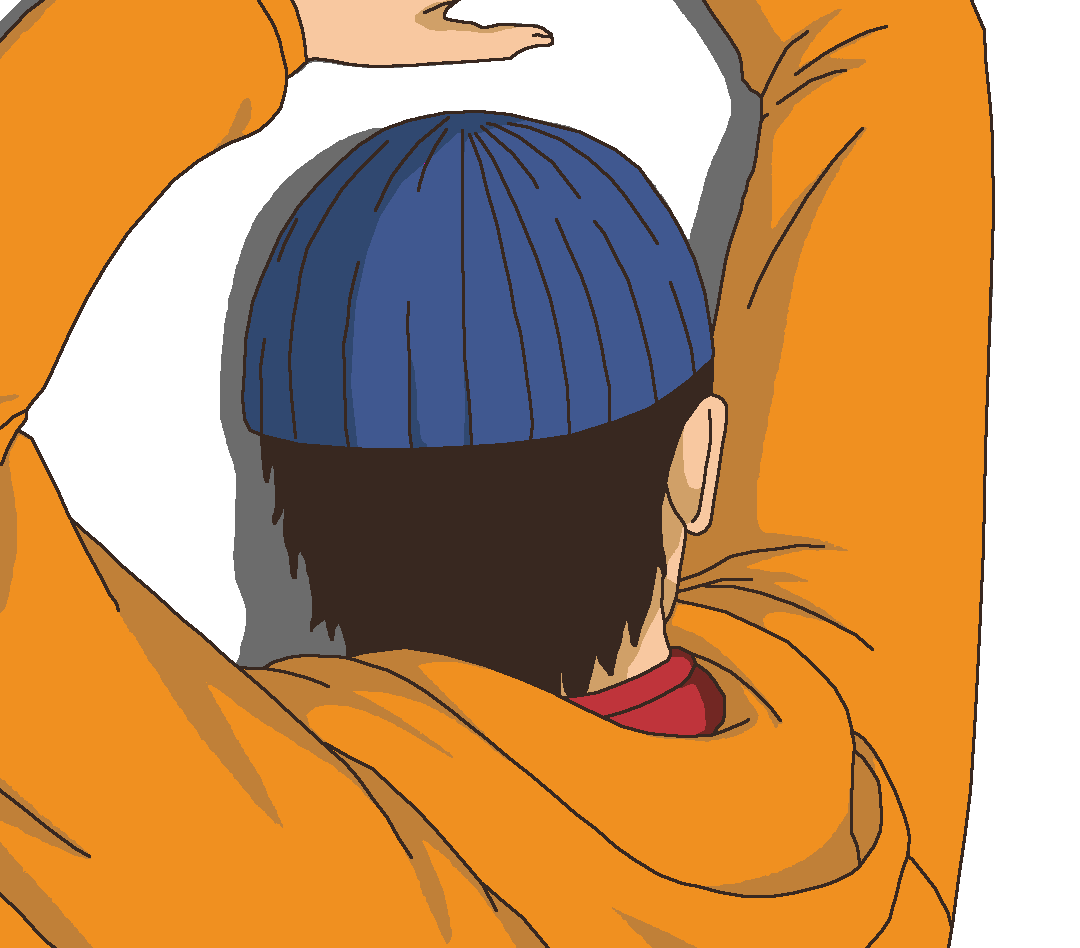
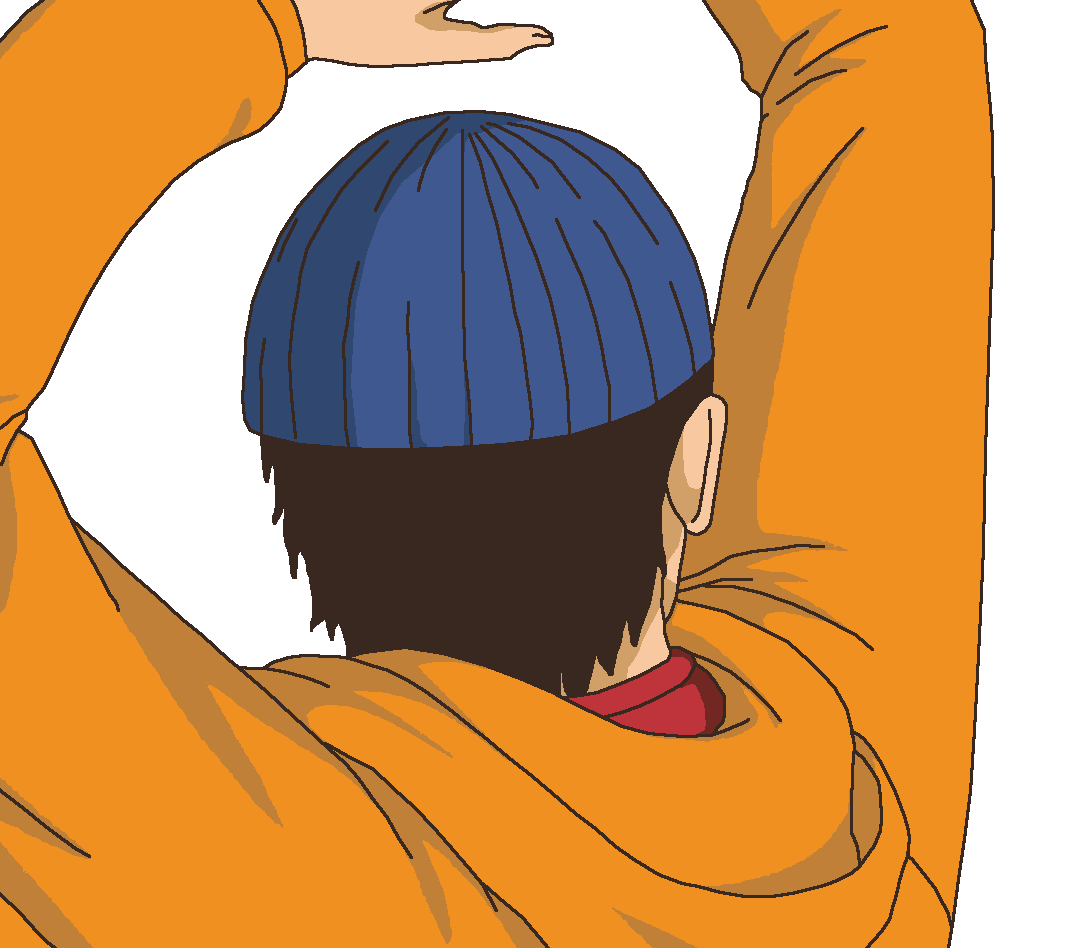
The second 1080×948 image is a revision of the first. Changes to its layers:
removed layer "Layer" (was 75%) over (x1=0, y1=0, x2=993, y2=667)
